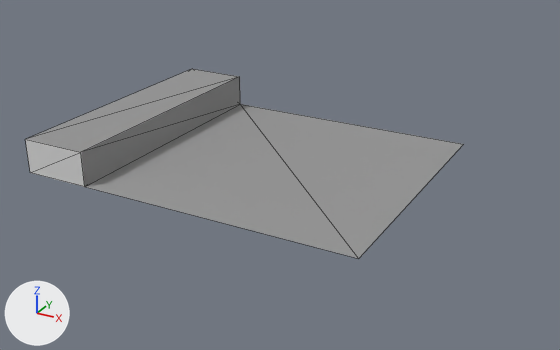
The OBJ model models/Pista/segmentoReta.obj: old version first, new version second.
Camera for both pictures: a camera (50 mm lens) standing at (9.77, -18.14, 8.68) and looking at (-0.01, -0.36, -0.21). The lights are fixed; the arrows at lower left show +X, +Y and +Z. Mesh edges are drawn as thin lines. Where no turn or scale is listed for an object, it has been applied to the vertices. Vertices at the same position are counted once.
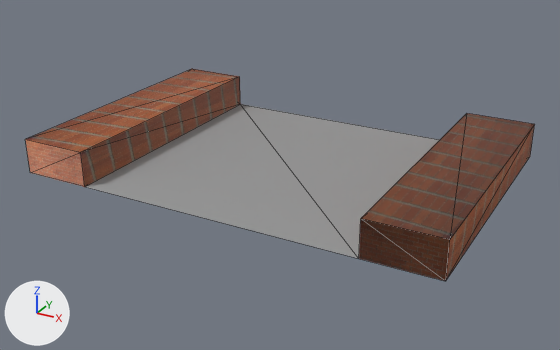
Commit message: objeto segmento de pista completo

The change, as a list of edits to the scene's bpy script:
```text
Add img_wall_jpg:
    img_wall_jpg = load_image('wall.jpg', 'wall.jpg', 1024, 1024, 'sRGB')
Add mat_wall:
    mat_wall = principled_material('wall')
    mat_wall.texture = img_wall_jpg
    mat_wall.roughness = 0.69
Change me_cube:
    used by ob_cube; location = (0.0, 0.0, 0.0)
    remove me_cube.from_pydata(...)  # 10 vertices, 14 faces; spans x -6.0..4.0, y -4.0..4.0, z 0.0..1.0
    add me_cube.from_pydata(...)  # 16 vertices, 26 faces; spans x -6.0..6.0, y -4.0..4.0, z 0.0..1.0
    me_cube part 1
    6 vertices are added at (6.0, -4.0, 0.0), (6.0, -4.0, 1.0), (4.0, -4.0, 1.0), (6.0, 4.0, 0.0), (6.0, 4.0, 1.0), (4.0, 4.0, 1.0)
    12 new faces join them, mat_wall (picture img_wall_jpg)
    me_cube part 2: 12 faces spanning x -6.0..-4.0, y -4.0..4.0, z 0.0..1.0 switch from mat_cube (its picture is missing) to mat_wall (picture img_wall_jpg)
```

Changed parts and their boxes (x1, y1, x2, y2) in the pictures (560 x 350 px):
'cube', reshaped (16% wider, 12% taller): before (25, 69, 463, 258); after (25, 69, 534, 281)
part 1 of me_cube, added (brown): after (359, 113, 534, 281)
part 2 of me_cube, recoloured (grey to brown): (25, 69, 240, 187) in both
